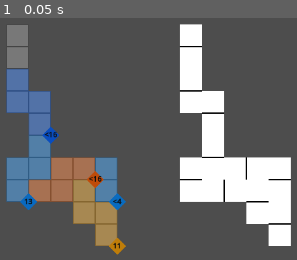
Above: before the commit, frame 1.
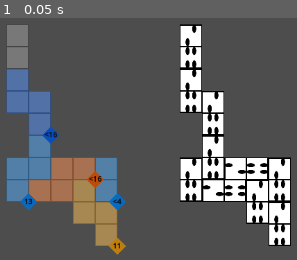
Above: after the commit, the same moment.

Repository: Javen-W/Ritz
Game: Godot game, scene res://game.tscn
Same seed, same stepped clock (60 frames per second), same inputs: the game is played once before the commit and once after it.
Inputs:
- Up to frame 1 (0.05 s): no input

The runs differ from the first frame. In frame 1, 4.8% of the frame differs, in the area x 60-98%, y 2-95%.

Commit message:
impl domino pips shader

Diff:
--- a/domino.gd
+++ b/domino.gd
@@ -1,15 +1,18 @@
 extends Node2D
 class_name Domino
 
-var tile_pos1 : Vector2i
-var tile_pos2 : Vector2i
-var value_left : int = 0
-var value_right : int = 0
-var is_horizontal : bool = true
+@export var tile_pos1 : Vector2i
+@export var tile_pos2 : Vector2i
+@export var value_left : int = 0
+@export var value_right : int = 0
+@export var is_horizontal : bool = true
 
-@onready var label_left : Label = $LabelLeft
-@onready var label_right : Label = $LabelRight
 @onready var background : MeshInstance2D = $Background
+@onready var shader_material : ShaderMaterial = background.material as ShaderMaterial
+
+func _ready() -> void:
+	update_pips()
+	update_horizontal()
 
 func init(pos1: Vector2i, pos2: Vector2i, left: int, right: int, horizontal: bool = true) -> void:
 	tile_pos1 = pos1
@@ -18,11 +21,19 @@
 	value_right = right
 	is_horizontal = horizontal
 
-	label_left.text = str(left)
-	label_right.text = str(right)
+	update_pips()
+	update_horizontal()
 
-	if not horizontal:
+func update_pips() -> void:
+	if shader_material:
+		shader_material.set_shader_parameter("left_value", value_left)
+		shader_material.set_shader_parameter("right_value", value_right)
+
+func update_horizontal() -> void:
+	if is_horizontal:
+		rotation = 0
+		# background.scale = Vector2(2.0, 1.0)
+	else:
 		rotation = deg_to_rad(90)
-		# background.scale = Vector2(1.0, 2.0)  # vertical domino
-		label_left.rotation = deg_to_rad(-90)
-		label_right.rotation = deg_to_rad(-90)
+		# background.scale = Vector2(1.0, 2.0)
+	update_pips()  # refresh in case UVs changed
--- a/domino.gdshader
+++ b/domino.gdshader
@@ -1,8 +1,108 @@
 shader_type canvas_item;
+
+uniform int left_value : hint_range(0, 6) = 0;
+uniform int right_value : hint_range(0, 6) = 0;
+uniform float border_width : hint_range(0.0, 0.2) = 0.05;
+uniform vec4 border_color : source_color = vec4(0.0, 0.0, 0.0, 0.0);
+
+float sd_circle(vec2 uv, vec2 center, float r) {
+    return length(uv - center) - r;
+}
+
+float draw_dot(vec2 uv, vec2 center) {
+    float d = sd_circle(uv, center, 0.08);
+    return 1.0 - smoothstep(0.0, 0.02, d);
+}
+
+float draw_dots(vec2 uv, int value, vec2 c) {
+	float dots = 0.0;
+	if (value == 1)
+	{
+		// Center.
+		dots += draw_dot(uv, c);
+	}
+    else if (value == 2)
+	{
+		// Bottom left + top right.
+		dots += draw_dot(uv, c + vec2(0.15, -0.15));
+		dots += draw_dot(uv, c + vec2(-0.15, 0.15));
+	}
+    else if (value == 3)
+	{
+		// Bottom left + center + top right.
+		dots += draw_dot(uv, c + vec2(0.15, -0.15));
+		dots += draw_dot(uv, c);
+		dots += draw_dot(uv, c + vec2(-0.15, 0.15));
+	}
+    else if (value == 4)
+	{
+		// Four corners.
+		dots += draw_dot(uv, c + vec2(-0.15, 0.15));
+		dots += draw_dot(uv, c + vec2(0.15, -0.15));
+		dots += draw_dot(uv, c + vec2(-0.15, -0.15));
+		dots += draw_dot(uv, c + vec2(0.15, 0.15));
+	}
+    else if (value == 5)
+	{
+		// Four corners + center.
+		dots += draw_dot(uv, c);
+		dots += draw_dot(uv, c + vec2(-0.15, 0.15));
+		dots += draw_dot(uv, c + vec2(0.15, -0.15));
+		dots += draw_dot(uv, c + vec2(-0.15, -0.15));
+		dots += draw_dot(uv, c + vec2(0.15, 0.15));
+	}
+    else if (value == 6)
+	{
+		// Left + right columns.
+		dots += draw_dot(uv, c + vec2(-0.15, 0.15));
+		dots += draw_dot(uv, c + vec2(0.0, 0.15));
+		dots += draw_dot(uv, c + vec2(0.15, -0.15));
+
+		dots += draw_dot(uv, c + vec2(-0.15, -0.15));
+		dots += draw_dot(uv, c + vec2(0.0, -0.15));
+		dots += draw_dot(uv, c + vec2(0.15, 0.15));
+	}
+	return dots;
+}
+
+float draw_pips(vec2 uv, int value, int side) {
+
+    if (value == 0) return 0.0;
+
+    // Left half pips
+    if (side == 0 && uv.x < 0.5) {
+        vec2 c = vec2(0.25, 0.5);
+        return draw_dots(uv, value, c);
+    }
+
+    // Right half pips
+    if (side == 1 && uv.x >= 0.5) {
+        vec2 c = vec2(0.75, 0.5);
+        return draw_dots(uv, value, c);
+    }
+
+    return 0.0;
+}
 
 void fragment() {
     vec2 uv = UV;
-    float line = step(0.49, uv.x) - step(0.51, uv.x);
+
+    // Background
     COLOR = vec4(1.0, 1.0, 1.0, 1.0);
-    COLOR.rgb = mix(COLOR.rgb, vec3(0.0), line);
+
+    // Center line
+    float center_line = step(0.49, uv.x) - step(0.51, uv.x);
+    COLOR.rgb = mix(COLOR.rgb, vec3(0.0), center_line);
+
+    // Dots
+    float dots_left = draw_pips(uv, left_value, 0);
+    float dots_right = draw_pips(uv, right_value, 1);
+    float dots = max(dots_left, dots_right);
+    COLOR.rgb = mix(COLOR.rgb, vec3(0.0), dots);
+
+    // Rounded border around entire domino
+    vec2 corner_dist = abs(uv - 0.5) * 2.0;
+    float border_dist = length(max(corner_dist - vec2(1.0 - border_width * 2.0), 0.0));
+    float border = 1.0 - smoothstep(border_width - 0.02, border_width, border_dist);
+    COLOR.rgb = mix(border_color.rgb, COLOR.rgb, border);
 }
--- a/domino.tscn
+++ b/domino.tscn
@@ -5,6 +5,10 @@
 
 [sub_resource type="ShaderMaterial" id="ShaderMaterial_qyrqp"]
 shader = ExtResource("2_b7val")
+shader_parameter/left_value = 6
+shader_parameter/right_value = 5
+shader_parameter/border_width = 0.05
+shader_parameter/border_color = Color(0, 0, 0, 0)
 
 [sub_resource type="QuadMesh" id="QuadMesh_o246h"]
 
@@ -15,27 +19,3 @@
 [node name="Background" type="MeshInstance2D" parent="."]
 material = SubResource("ShaderMaterial_qyrqp")
 mesh = SubResource("QuadMesh_o246h")
-
-[node name="LabelLeft" type="Label" parent="."]
-anchors_preset = 4
-anchor_top = 0.5
-anchor_bottom = 0.5
-offset_left = -44.0
-offset_top = -30.0
-offset_right = -4.0
-offset_bottom = 30.0
-text = "6"
-horizontal_alignment = 1
-vertical_alignment = 1
-
-[node name="LabelRight" type="Label" parent="."]
-anchors_preset = 4
-anchor_top = 0.5
-anchor_bottom = 0.5
-offset_left = 4.0
-offset_top = -30.0
-offset_right = 44.0
-offset_bottom = 30.0
-text = "3"
-horizontal_alignment = 1
-vertical_alignment = 1
--- a/game.gd
+++ b/game.gd
@@ -115,8 +115,8 @@
 	# Extract all dominos into a tile-state array first
 	var remaining_tilestates : Array[Dictionary] = []
 	for domino in dominos:
-		remaining_tilestates.append({"position": domino.tile_pos1, "value": domino.label_left.text.to_int()})
-		remaining_tilestates.append({"position": domino.tile_pos2, "value": domino.label_right.text.to_int()})
+		remaining_tilestates.append({"position": domino.tile_pos1, "value": domino.value_left})
+		remaining_tilestates.append({"position": domino.tile_pos2, "value": domino.value_right})
 
 	const MIN_SIZE := 1
 	const MAX_SIZE := 6
